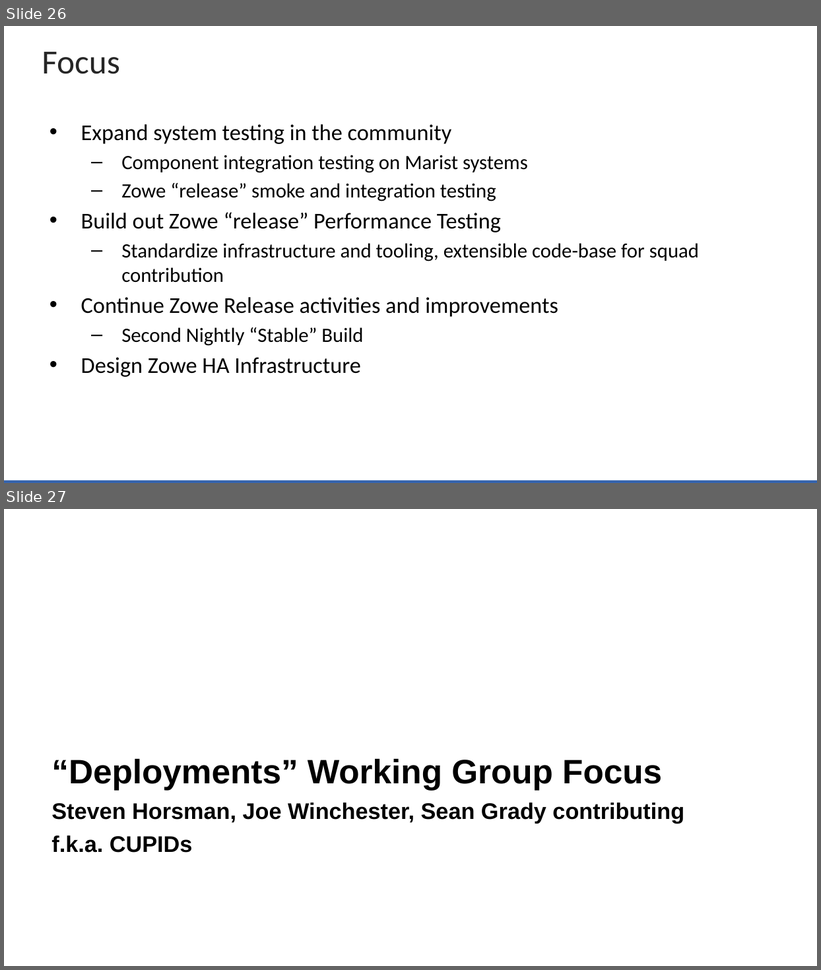
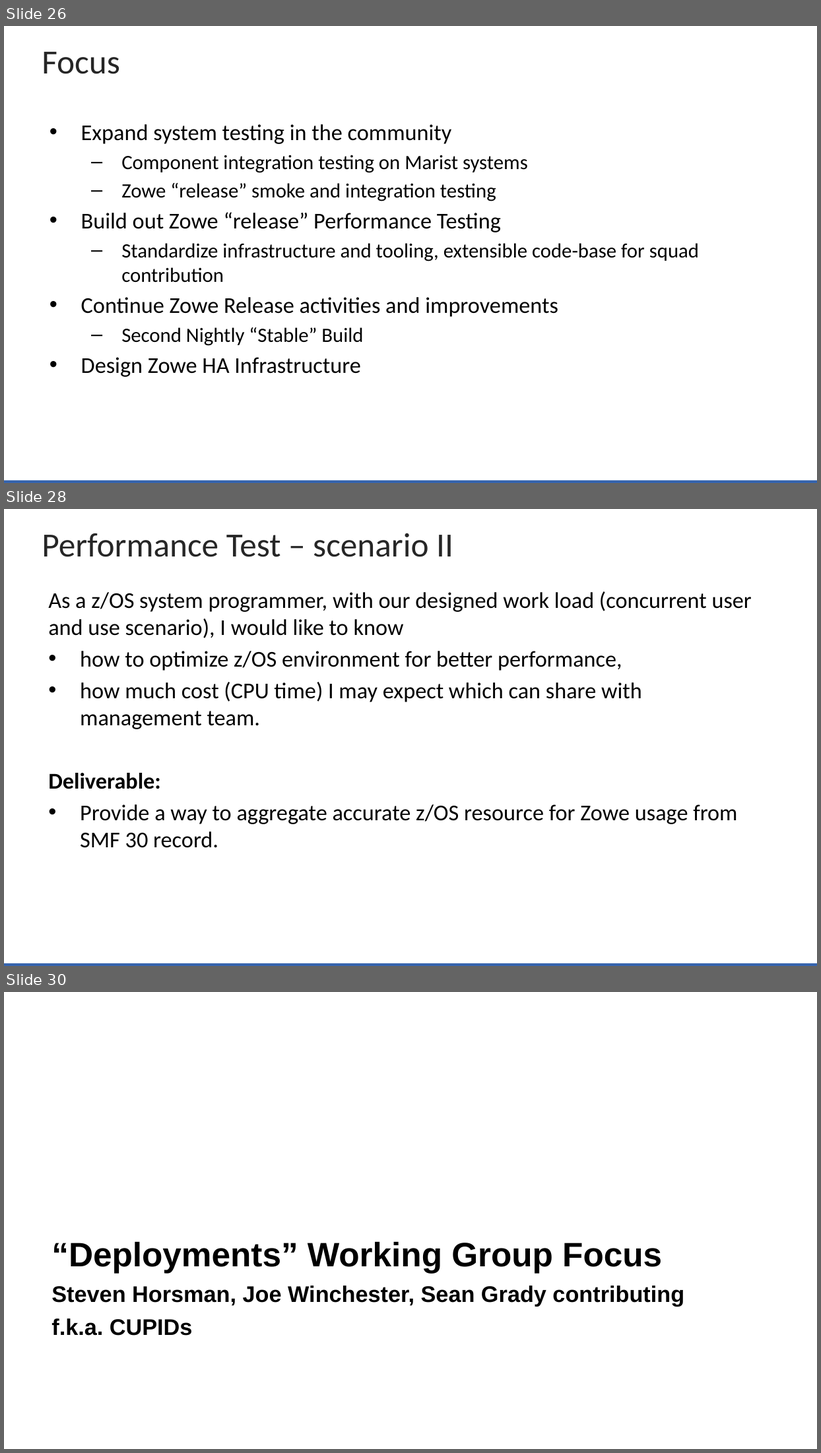
Before and after one commit to zowe/community, a slide deck: Project Management/20PI3 Planning/Zowe Community Squad Focus for 20PI3.pptx. Shown one above the other, each under a label of ours: slides 26 and 27 before the commit, slides 26, 28 and 30 after it; the slides between them are not shown. The pictures are 821x970 and 821x1453 pixels, drawn with LibreOffice and Linux fonts; fonts in the diff are those of the drawing; background and template pictures are left out. Boxes give left, top, right and bottom in pixels: in the first picture for what was removed or moved away, otherwise in the second. Text is boxed around its words. In the diff, an @@ line names an element or a change of style, - is before the commit and + after.

```diff
--- a/Project Management/20PI3 Planning/Zowe Community Squad Focus for 20PI3.pptx
+++ b/Project Management/20PI3 Planning/Zowe Community Squad Focus for 20PI3.pptx
@@ slide 28 added at (4,509,817,966), background #FFFFFF; not listed: 1 template element that a slide beside it also shows @@
@@ title added at (42,533,453,557), 30 pt, text #262626 @@
+Performance Test – scenario II
@@ text added at (48,591,752,848), 20 pt, text #000000 @@
+As a z/OS system programmer, with our designed work load (concurrent user and use scenario), I would like to know
+• how to optimize z/OS environment for better performance,
+• how much cost (CPU time) I may expect which can share with management team.
+Deliverable:
+• Provide a way to aggregate accurate z/OS resource for Zowe usage from SMF 30 record.
@@ what was slide 27 is now slide 30 @@
```
Also in this commit, not shown: 1 slide changed, 2 other slides added, 1 other file.
